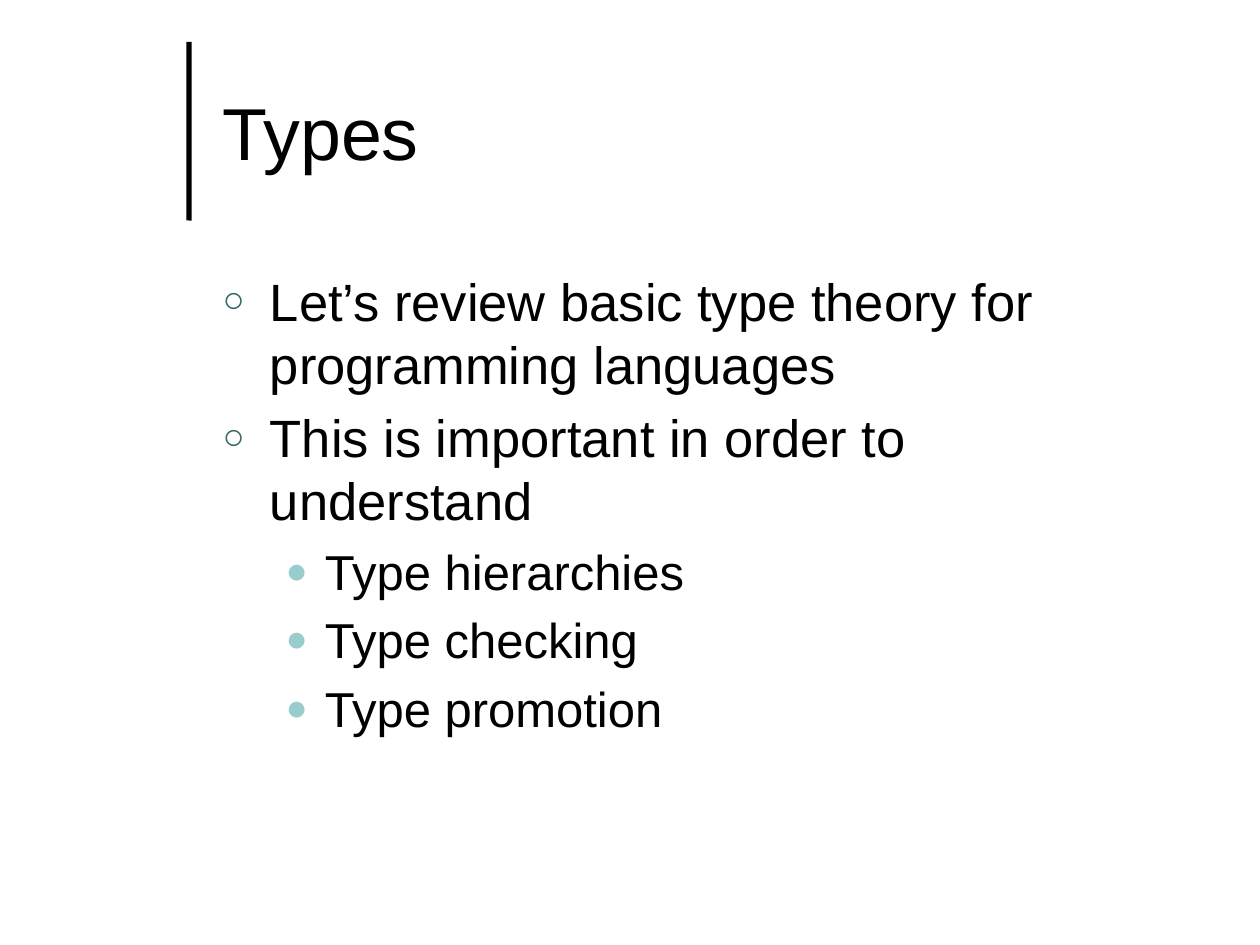
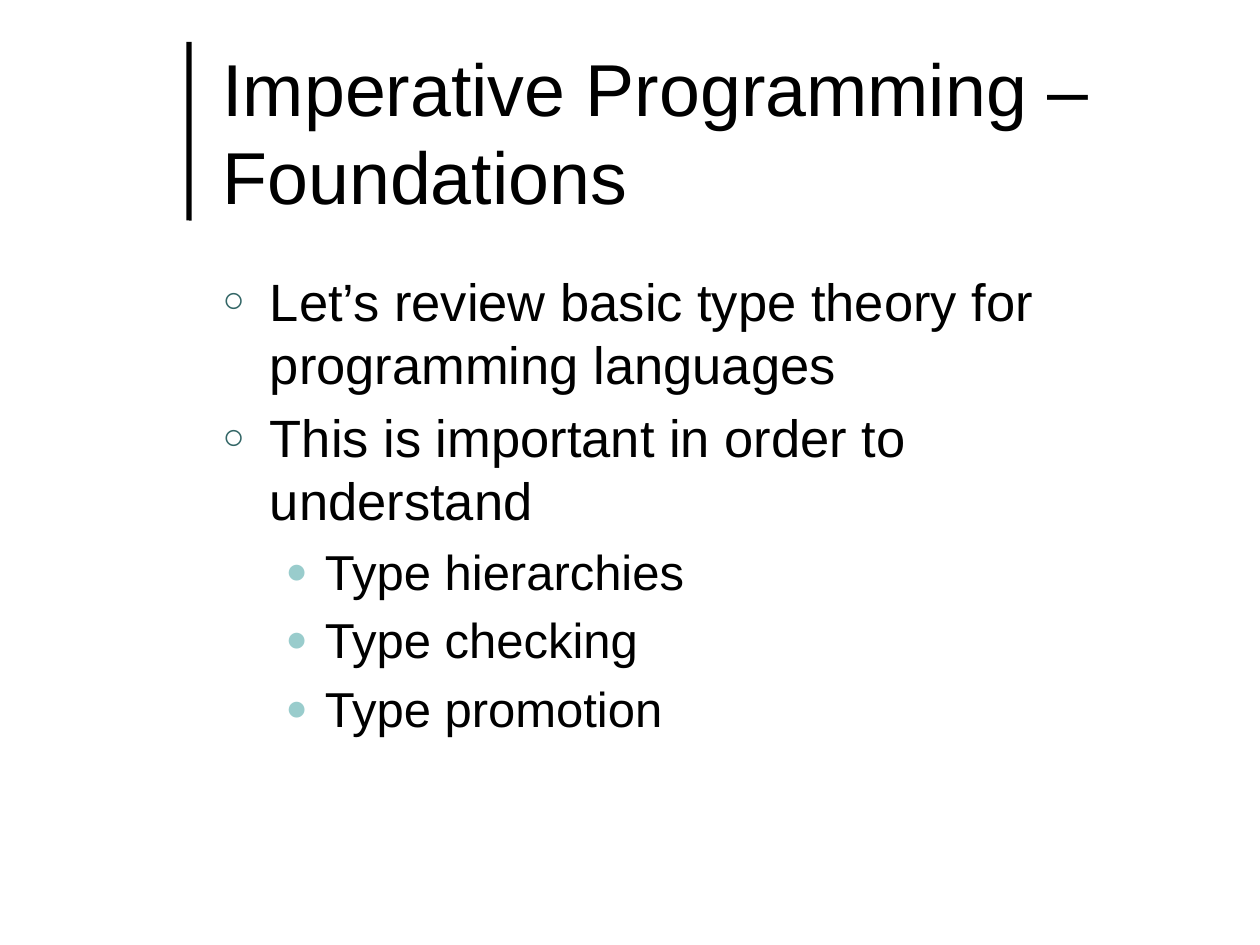
Before and after one commit to lutzhamel/CSC493, a slide deck: slide 6 of notes/csc493-ln002.pptx (slide 3 before the commit). Drawn at 1260x945 pixels with LibreOffice and Linux fonts; fonts in the diff are those of the drawing; background and template pictures are left out. Boxes give left, top, right and bottom in pixels: in the first picture for what was removed or moved away, otherwise in the second. Text is boxed around its words. In the diff, an @@ line names an element or a change of style, - is before the commit and + after.

```diff
--- a/notes/csc493-ln002.pptx
+++ b/notes/csc493-ln002.pptx
@@ title at (223,62,1027,205): text changed @@
-Types
+Imperative Programming – Foundations
```
Also in this commit, not shown: 7 other slides changed, 4 slides added, 12 other files.
